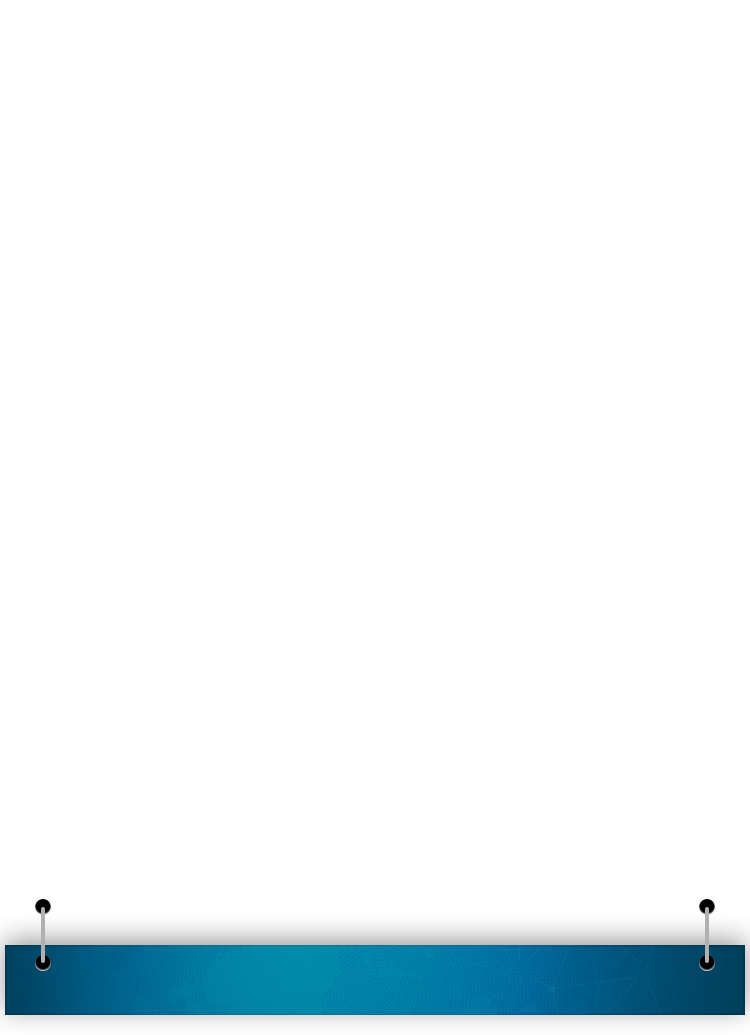
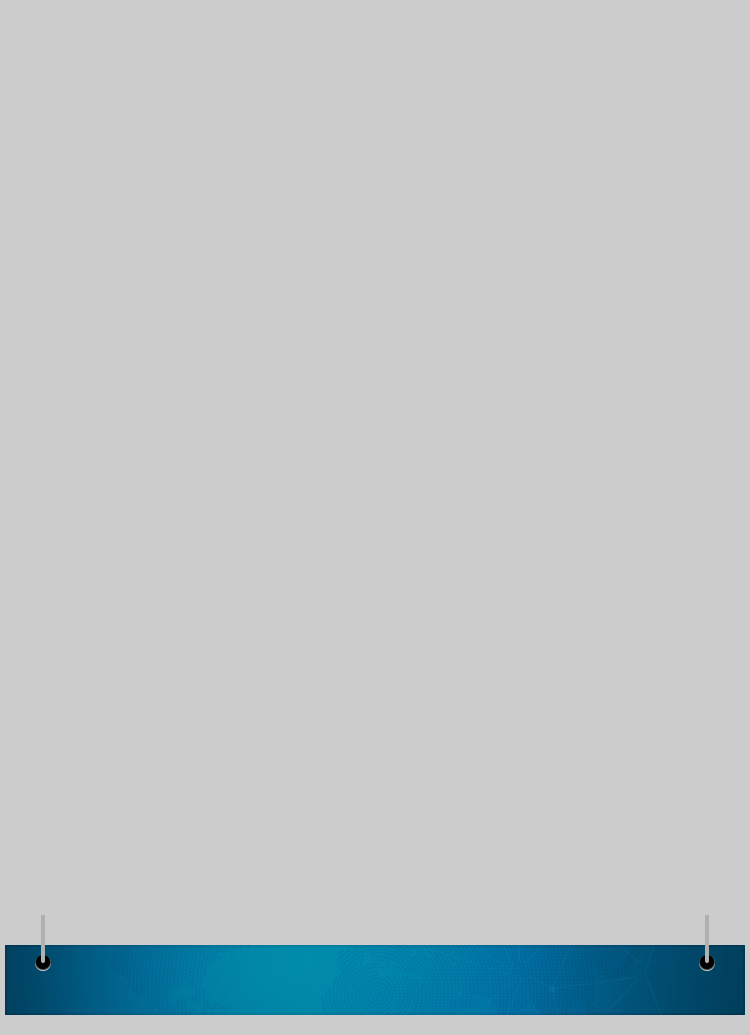
The second (750, 1035) image is a revision of the first. Changes to its layers:
added layer "hooks copy 2" in group "footer" over (35, 915, 51, 945)
added layer "hooks copy" in group "footer" over (699, 915, 715, 945)
renamed "hooks" to "hooksFull", hid it over (35, 899, 51, 945)
renamed "hooks" to "hooksFull", hid it over (699, 899, 715, 945)
showed "Layer 0" over (0, 0, 750, 1035)
